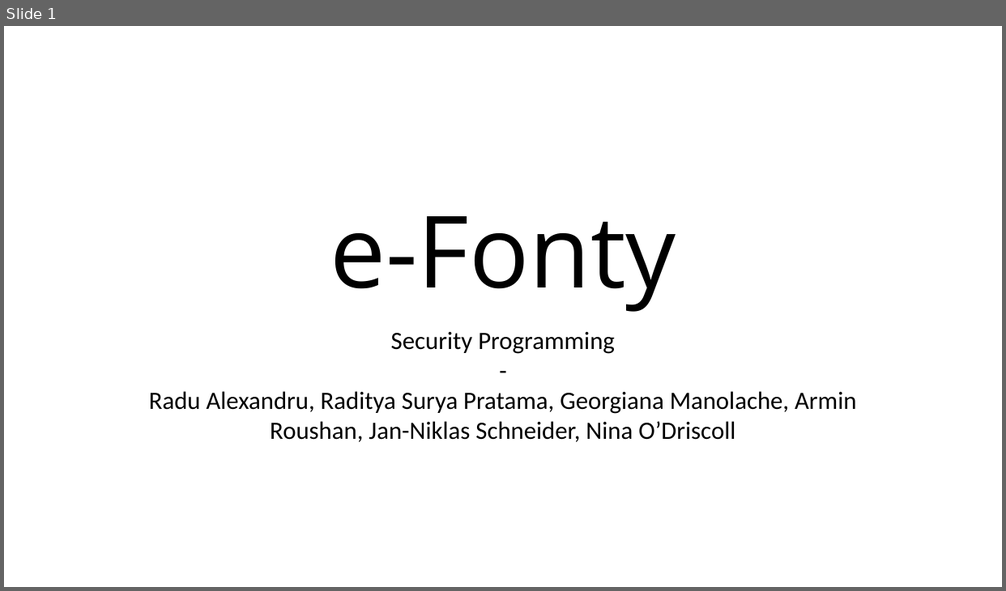
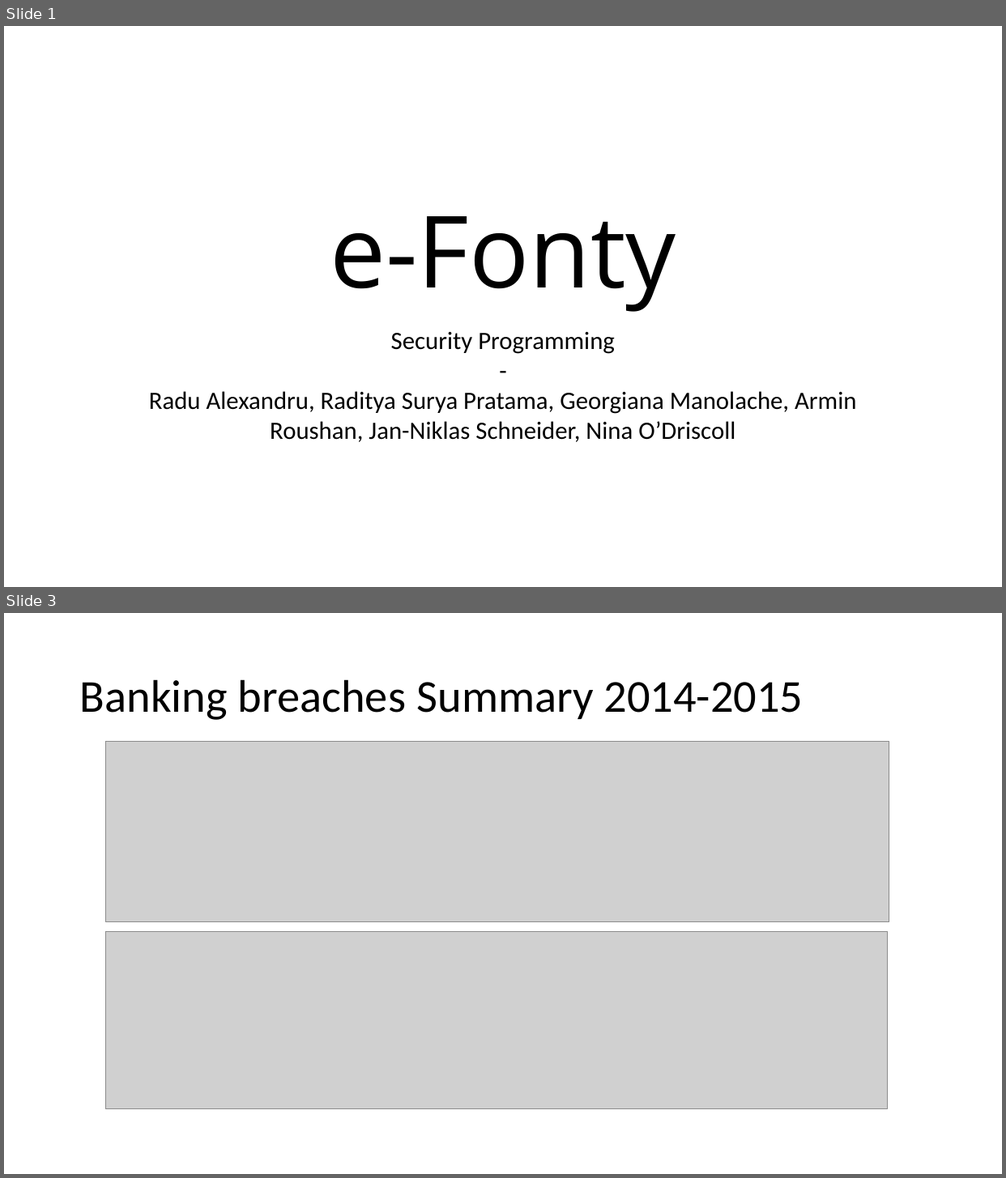
Before and after one commit to radityasurya/eFontys, a slide deck: Documentation/Final Presentation SePr.pptx. Shown one above the other, each under a label of ours: slide 1 before the commit, slides 1 and 3 after it; the slides between them are not shown. The pictures are 1006x591 and 1006x1178 pixels, drawn with LibreOffice and Linux fonts; fonts in the diff are those of the drawing; grey boxes stand for pictures. Boxes give left, top, right and bottom in pixels: in the first picture for what was removed or moved away, otherwise in the second. Text is boxed around its words. In the diff, an @@ line names an element or a change of style, - is before the commit and + after.

```diff
--- a/Documentation/Final Presentation SePr.pptx
+++ b/Documentation/Final Presentation SePr.pptx
@@ slide 3 added at (x1=4, y1=613, x2=1002, y2=1174), background #FFFFFF @@
@@ title added at (x1=80, y1=679, x2=803, y2=720), 44 pt, text #000000 @@
+Banking breaches Summary 2014-2015
@@ picture added at (x1=106, y1=741, x2=889, y2=922) @@
@@ picture added at (x1=106, y1=932, x2=889, y2=1110) @@
```
Also in this commit, not shown: 3 other slides added, 2 slides removed, 1 other file.
